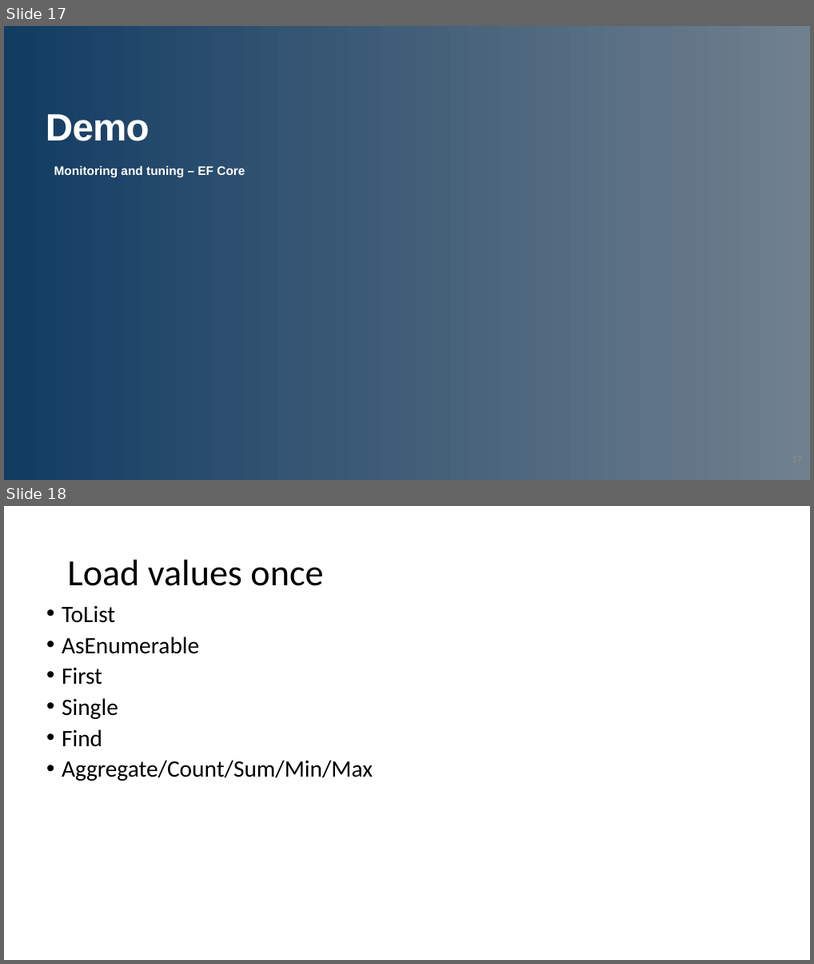
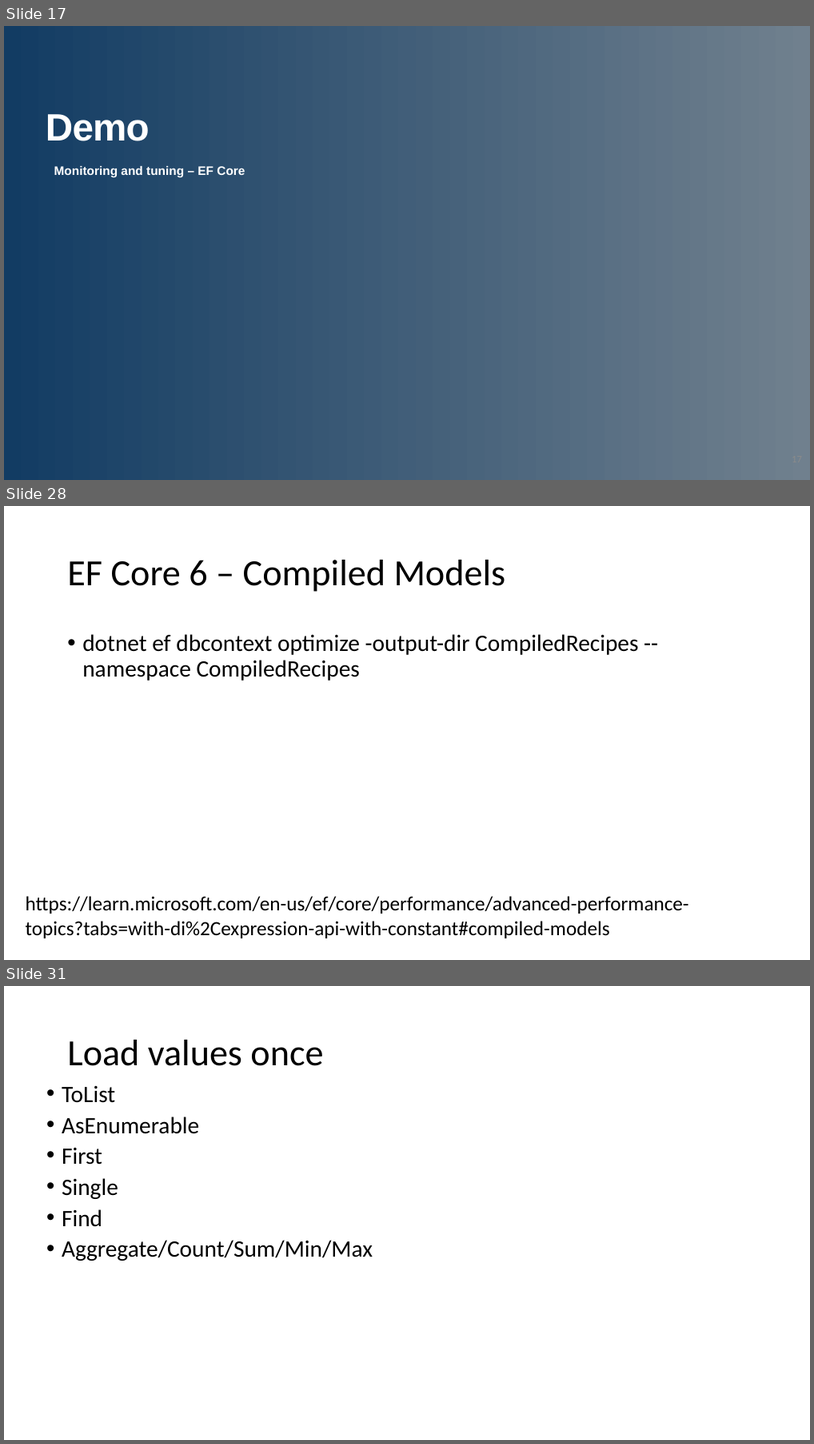
Before and after one commit to jwooley/RecipeWebApi, a slide deck: EFPerf.pptx. Shown one above the other, each under a label of ours: slides 17 and 18 before the commit, slides 17, 28 and 31 after it; the slides between them are not shown. The pictures are 814x964 and 814x1444 pixels, drawn with LibreOffice and Linux fonts; fonts in the diff are those of the drawing; background and template pictures are left out. Boxes give left, top, right and bottom in pixels: in the first picture for what was removed or moved away, otherwise in the second. Text is boxed around its words. In the diff, an @@ line names an element or a change of style, - is before the commit and + after.

Commit message:
Updating slides for EF Core enhancements

```diff
--- a/EFPerf.pptx
+++ b/EFPerf.pptx
@@ slide 28 added at (x1=4, y1=506, x2=810, y2=960), background #FFFFFF @@
@@ title added at (x1=67, y1=560, x2=506, y2=592), 33 pt, text #000000 @@
+EF Core 6 – Compiled Models
@@ text added at (x1=82, y1=634, x2=638, y2=680), 21 pt, text #000000 @@
+• dotnet ef dbcontext optimize -output-dir CompiledRecipes --namespace CompiledRecipes
@@ text added at (x1=26, y1=896, x2=690, y2=938), 18 pt, text #000000 @@
+https://learn.microsoft.com/en-us/ef/core/performance/advanced-performance-topics?tabs=with-di%2Cexpression-api-with-constant#compiled-models
@@ what was slide 18 is now slide 31 @@
```
Also in this commit, not shown: 1 slide changed, 12 other slides added.
